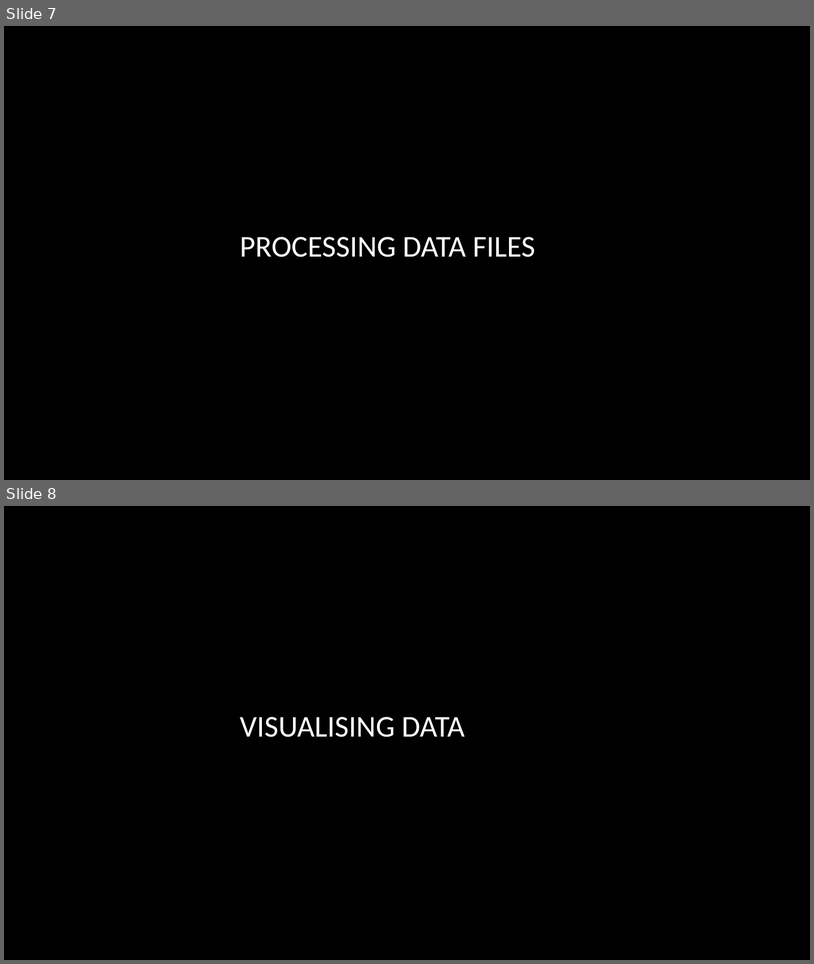
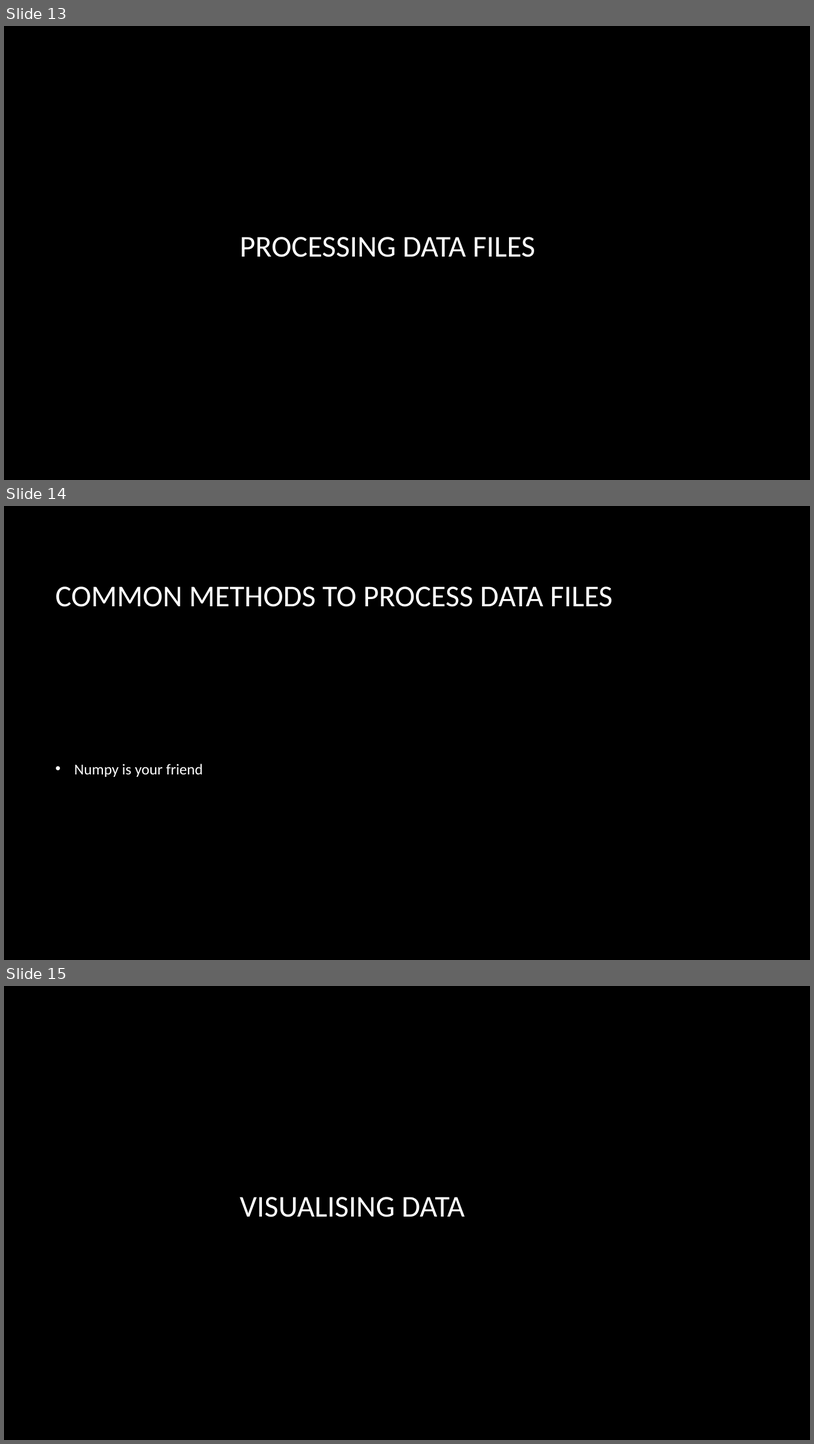
Before and after one commit to smandhai/Astro-Data-Handling-Tutorials, a slide deck: Intro to Astro-data .pptx. Shown one above the other, each under a label of ours: slides 7 and 8 before the commit, slides 13, 14 and 15 after it. The pictures are 814x964 and 814x1444 pixels, drawn with LibreOffice and Linux fonts; fonts in the diff are those of the drawing; background and template pictures are left out. Boxes give left, top, right and bottom in pixels: in the first picture for what was removed or moved away, otherwise in the second. Text is boxed around its words. In the diff, an @@ line names an element or a change of style, - is before the commit and + after.

```diff
--- a/Intro to Astro-data .pptx
+++ b/Intro to Astro-data .pptx
@@ slide 14 added at [4, 506, 810, 960], background picture (left out) @@
@@ title added at [56, 586, 613, 607], 36 pt, text #FFFFFF @@
+COMMON METHODS TO PROCESS DATA FILES
@@ text added at [74, 763, 203, 777], 18 pt, text #FFFFFF @@
+• Numpy is your friend
@@ what was slide 7 is now slide 13 @@
@@ what was slide 8 is now slide 15 @@
```
Also in this commit, not shown: 10 other slides added.
